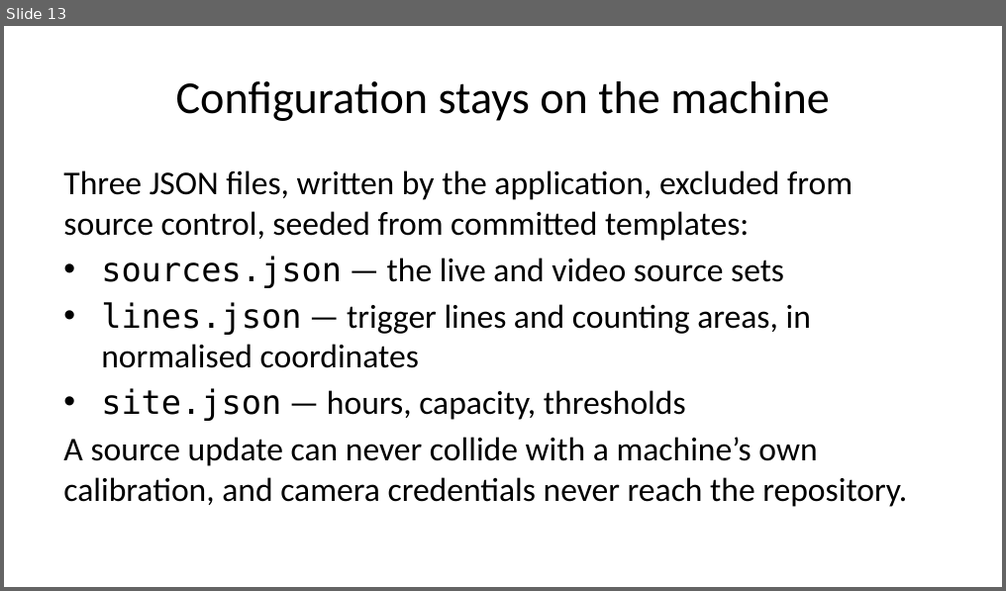
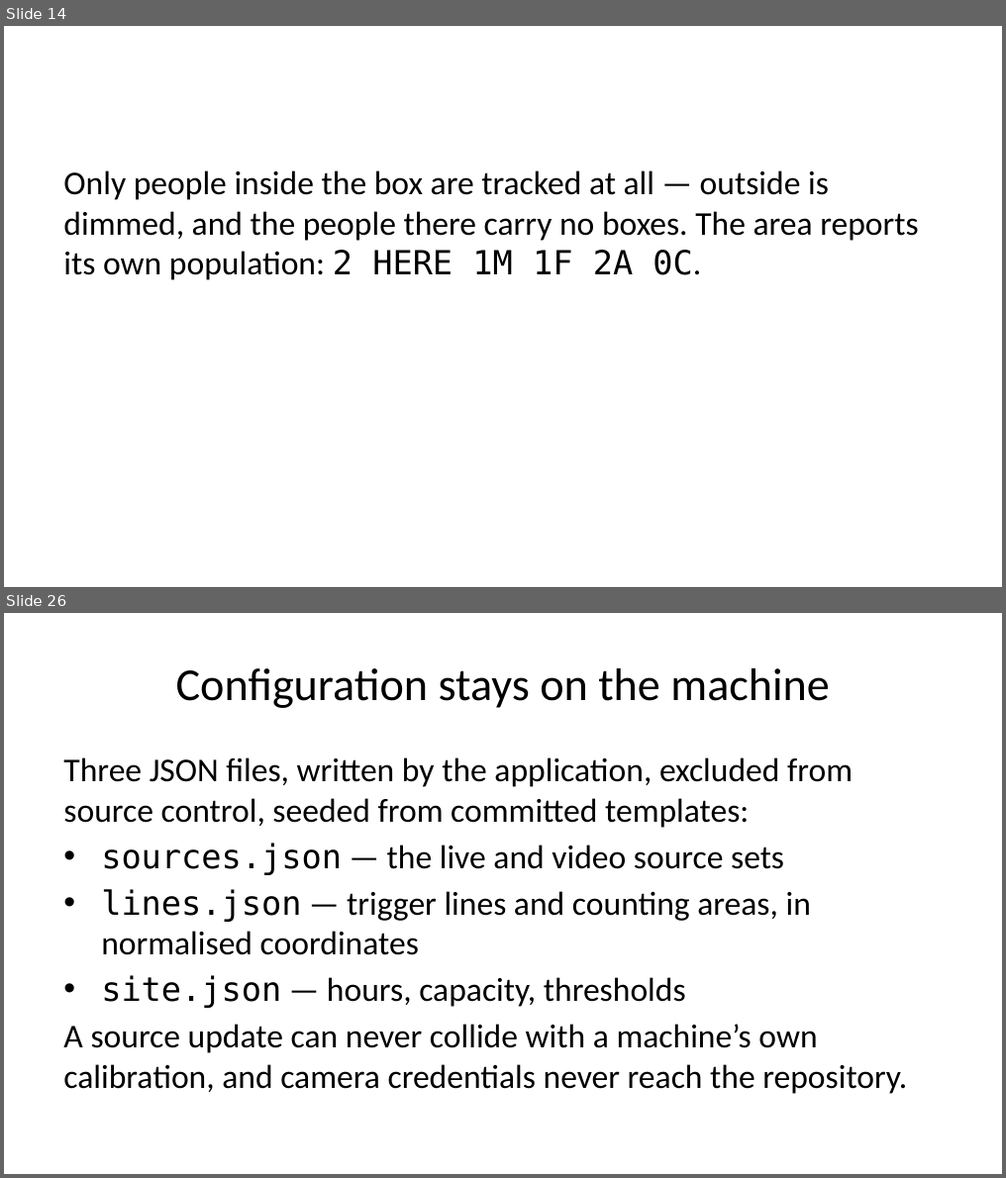
Before and after one commit to felixyustian/visitor-counting-console, a slide deck: docs/Visitor-Counting-Console-Deck.pptx. Shown one above the other, each under a label of ours: slide 13 before the commit, slides 14 and 26 after it; the slides between them are not shown. The pictures are 1006x591 and 1006x1178 pixels, drawn with LibreOffice and Linux fonts; fonts in the diff are those of the drawing. Boxes give left, top, right and bottom in pixels: in the first picture for what was removed or moved away, otherwise in the second. Text is boxed around its words. In the diff, an @@ line names an element or a change of style, - is before the commit and + after.

```diff
--- a/docs/Visitor-Counting-Console-Deck.pptx
+++ b/docs/Visitor-Counting-Console-Deck.pptx
@@ slide 14 added at (x1=4, y1=26, x2=1002, y2=587), background #FFFFFF @@
@@ text added at (x1=63, y1=171, x2=918, y2=280), 24 pt, text #000000 @@
+Only people inside the box are tracked at all — outside is dimmed, and the people there carry no boxes. The area reports its own population: 2 HERE 1M 1F 2A 0C.
@@ what was slide 13 is now slide 26 @@
```
Also in this commit, not shown: 12 slides changed, 13 other slides added, 1 slide removed, 17 other files.
